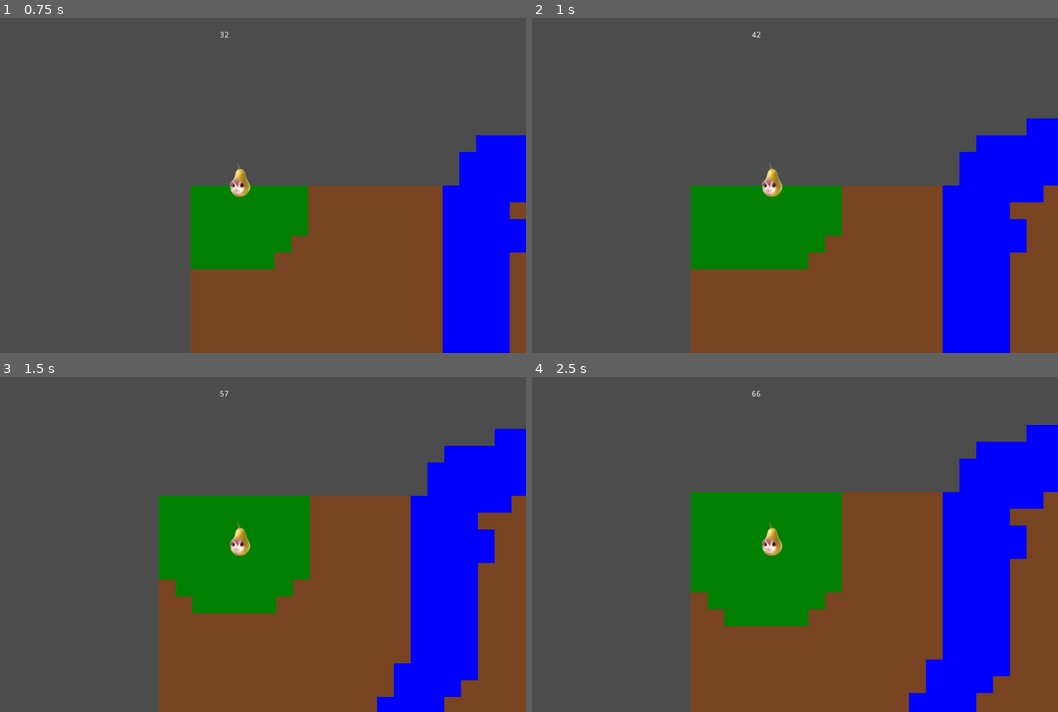
Above: before the commit, frames 1-4 (two rows, left to right).
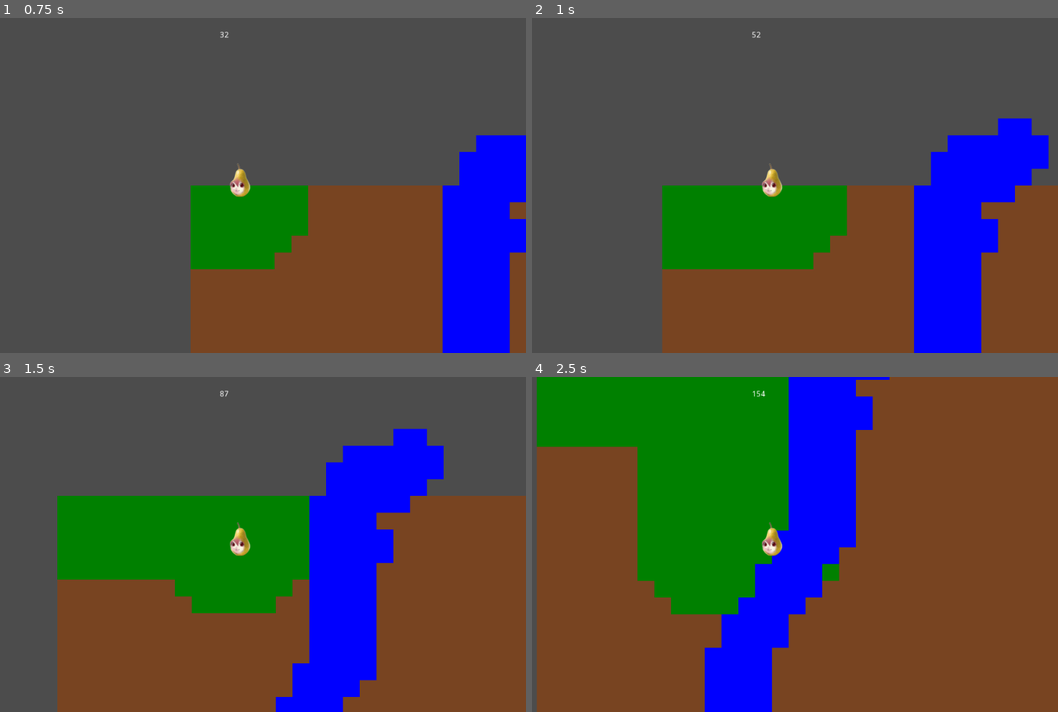
Above: after the commit, the same moments.

Repository: morfruisme/doe-it-yourself
Game: Godot game, scene res://Scenes/Terrain/terrain.tscn
The game is run twice, just before and just after one commit, with the same random seed, the same clock (stepped at 60 frames per second) and the same inputs.
Inputs:
- Up to frame 1 (0.75 s): tap Enter at 0.5 s; hold Right (ui_right) from 0.53 s (still down)
- Up to frame 2 (1 s): keep holding Right (ui_right)
- Up to frame 3 (1.5 s): release Right (ui_right) at 1.28 s; hold Down (ui_down) from 1.28 s (still down)
- Up to frame 4 (2.5 s): release Down (ui_down) at 2.03 s; hold Right (ui_right) from 2.03 s (still down)

Frame 1 is identical in both runs. In frame 2, 10% of the frame differs, in the area x 24-100%, y 4-100%; in frame 3, 37%; in frame 4, 72%, in the area x 0-100%, y 0-100%.

Commit message:
terrain cleanup

Diff:
--- a/Scenes/Terrain/player.gd
+++ b/Scenes/Terrain/player.gd
@@ -1,31 +1,38 @@
 extends Area2D
+
+
 
 export (int) var speed = 200
 export (int) var radius = 10
 
 onready var terrain = get_node("../Terrain")
+onready var Case = terrain.Case
 
-# Called when the node enters the scene tree for the first time.
+
+
 func _ready():
-	pass # Replace with function body.
+	pass
+
+
 
 func _process(delta):
 	var dir = Vector2(0, 0)
 	if (Input.is_action_pressed("ui_left")):
 		dir.x = -1
 	if (Input.is_action_pressed("ui_right")):
-		dir.x = 1
+		dir.x =  1
 	if (Input.is_action_pressed("ui_up")):
 		dir.y = -1
 	if (Input.is_action_pressed("ui_down")):
-		dir.y = 1
+		dir.y =  1
 
 	var dp = delta*speed*dir
 
 	# eau
-	var cell = terrain.world_to_map(position + Vector2(dp.x, 0))
-	if terrain.get_cellv(cell) != 2:
+	var cell
+	cell = terrain.cell_from_position(position + Vector2(dp.x, 0))
+	if terrain.get_cellv(cell) != Case.EAU:
 		position.x += dp.x
-	cell = terrain.world_to_map(position + Vector2(0, dp.y))
-	if terrain.get_cellv(cell) != 2:
+	cell = terrain.cell_from_position(position + Vector2(0, dp.y))
+	if terrain.get_cellv(cell) != Case.EAU:
 		position.y += dp.y
--- a/Scenes/Terrain/terrain.gd
+++ b/Scenes/Terrain/terrain.gd
@@ -1,28 +1,34 @@
 extends TileMap
+
 
 var size = 500
 var score = 0
 
+# type des cases
+enum Case { VIDE=-1, TERRE=0, HERBE=1, EAU=2 }
+
 onready var player = get_node("../Player")
 onready var score_label = get_node("../Player/ScoreLabel")
 
+
+
 # setup des cases par défaut
-# idéalement instancier les décors ici
 func _ready():
 	for x in range(size):
 		for y in range(size):
-			if get_cell(x, y) == -1: # not set
-				set_cell(x, y, 0)
+			if get_cell(x, y) == Case.VIDE:
+				set_cell(x, y, Case.TERRE)
+
 
 
 func _process(delta):
-	var cell = world_to_map(player.position/scale)
+	var cell = cell_from_position(player.position)
 	#print("x: ", cell.x, ", y: ", cell.y)
 
 	var dscore = 0
 	for v in adjacent_cells(cell.x, cell.y, player.radius):
-		if get_cellv(v) == 0:
-			set_cellv(v, 1)
+		if get_cellv(v) == Case.TERRE:
+			set_cellv(v, Case.HERBE)
 			dscore += 1
 	score += dscore
 
@@ -30,10 +36,11 @@
 
 
 
+# case sur la position
+func cell_from_position(p):
+	return world_to_map(p/scale)
 
-func cell_from_position():
-	pass
-
+# cases dans le rayon (euclidien)
 func adjacent_cells(x, y, r):
 	var adj = []
 	for i in range(-r, r):
@@ -42,6 +49,9 @@
 				adj.append(Vector2(x+i, y+j))
 	return adj
 
+
+
+# pas utilisée
 func gen_path(start, angle, n):
 	var path = [start]
 	var c = start
